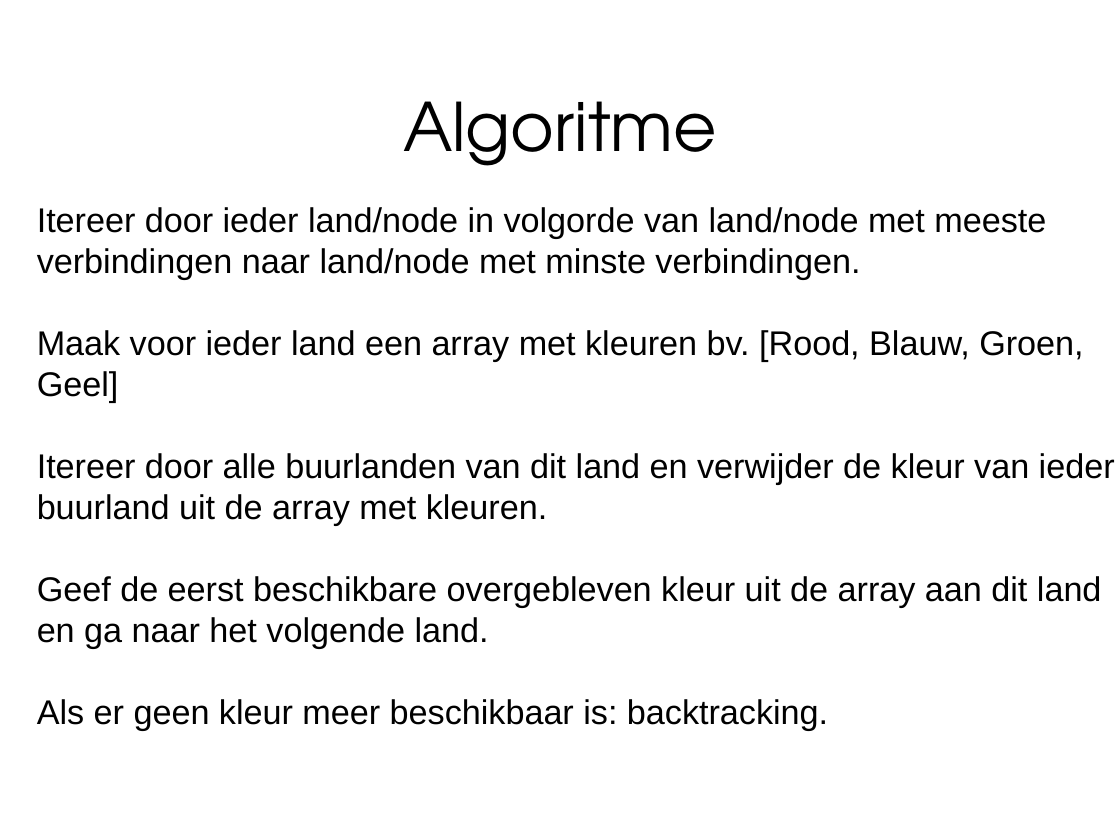
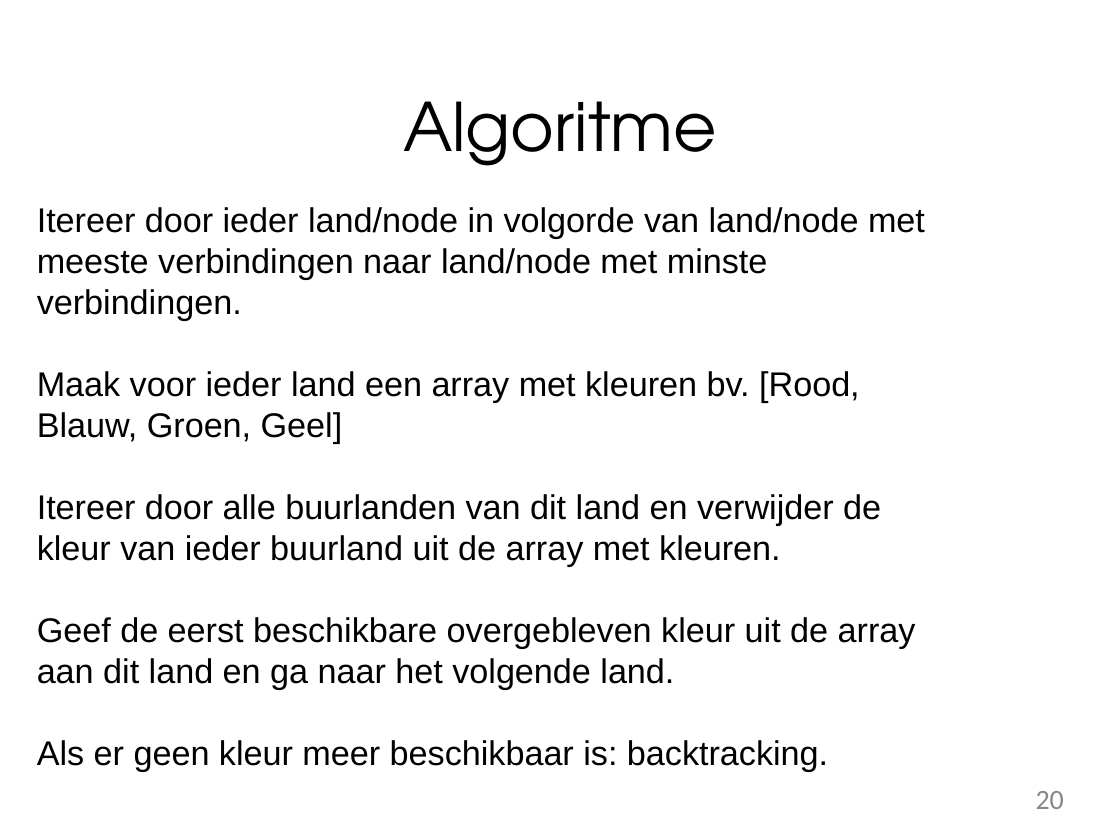
Before and after one commit to ekgorter/-c0ffee, a slide deck: slide 20 of Presentatie 3 Kaartkleuren.pptx (slide 14 before the commit). Drawn at 1120x840 pixels with LibreOffice and Linux fonts; fonts in the diff are those of the drawing; background and template pictures are left out. Boxes give left, top, right and bottom in pixels: in the first picture for what was removed or moved away, otherwise in the second. Text is boxed around its words. In the diff, an @@ line names an element or a change of style, - is before the commit and + after.

```diff
--- a/Presentatie 3 Kaartkleuren.pptx
+++ b/Presentatie 3 Kaartkleuren.pptx
@@ text "Itereer door ieder land/node in ..." rewrapped from bbox=[37, 207, 1115, 731] to bbox=[37, 207, 925, 772] @@
@@ page number added at bbox=[1036, 791, 1064, 809], 18 pt, text #888888 @@
+20
```
Also in this commit, not shown: 13 other slides changed, 6 slides added, 2 slides removed.
